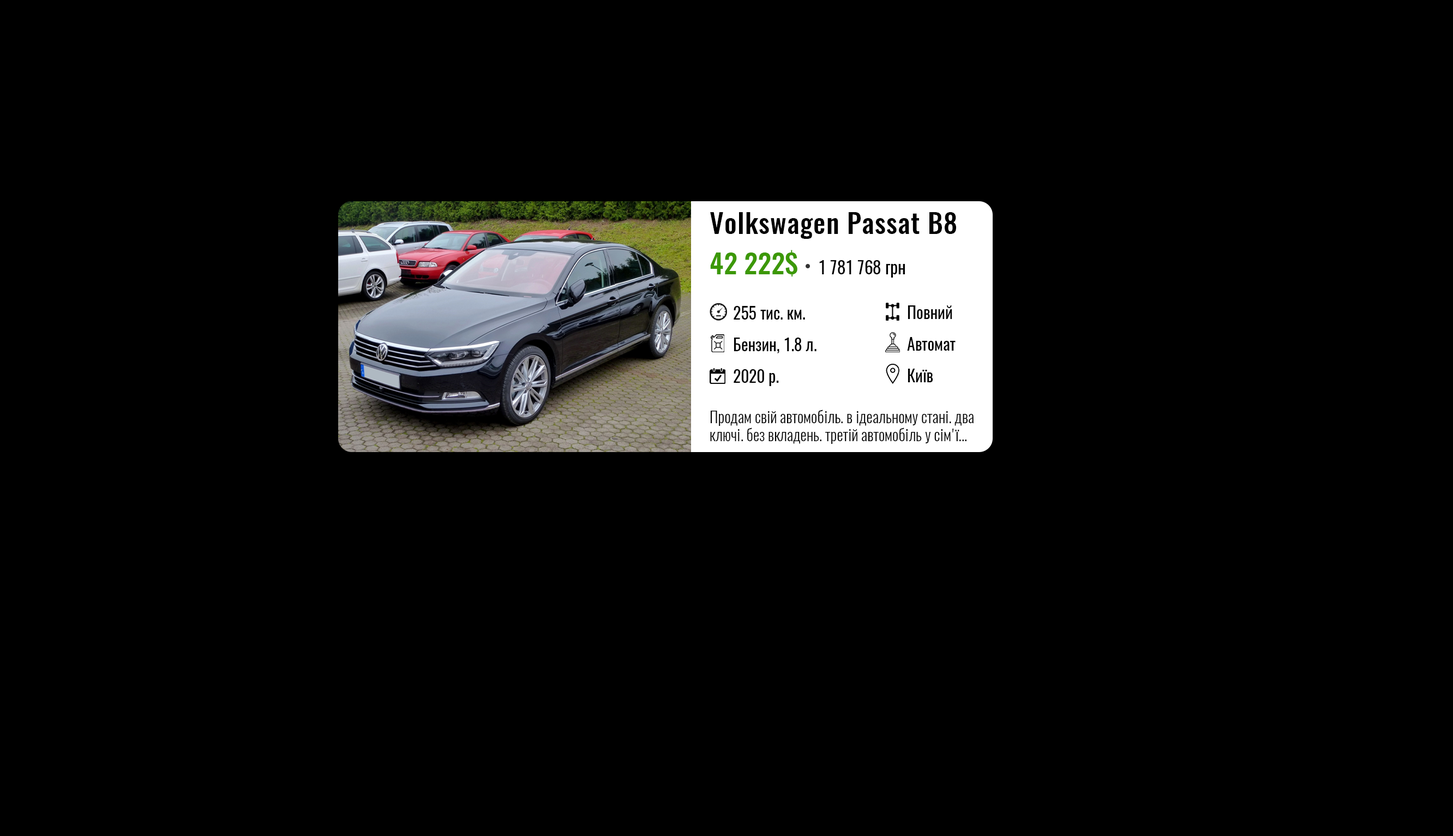
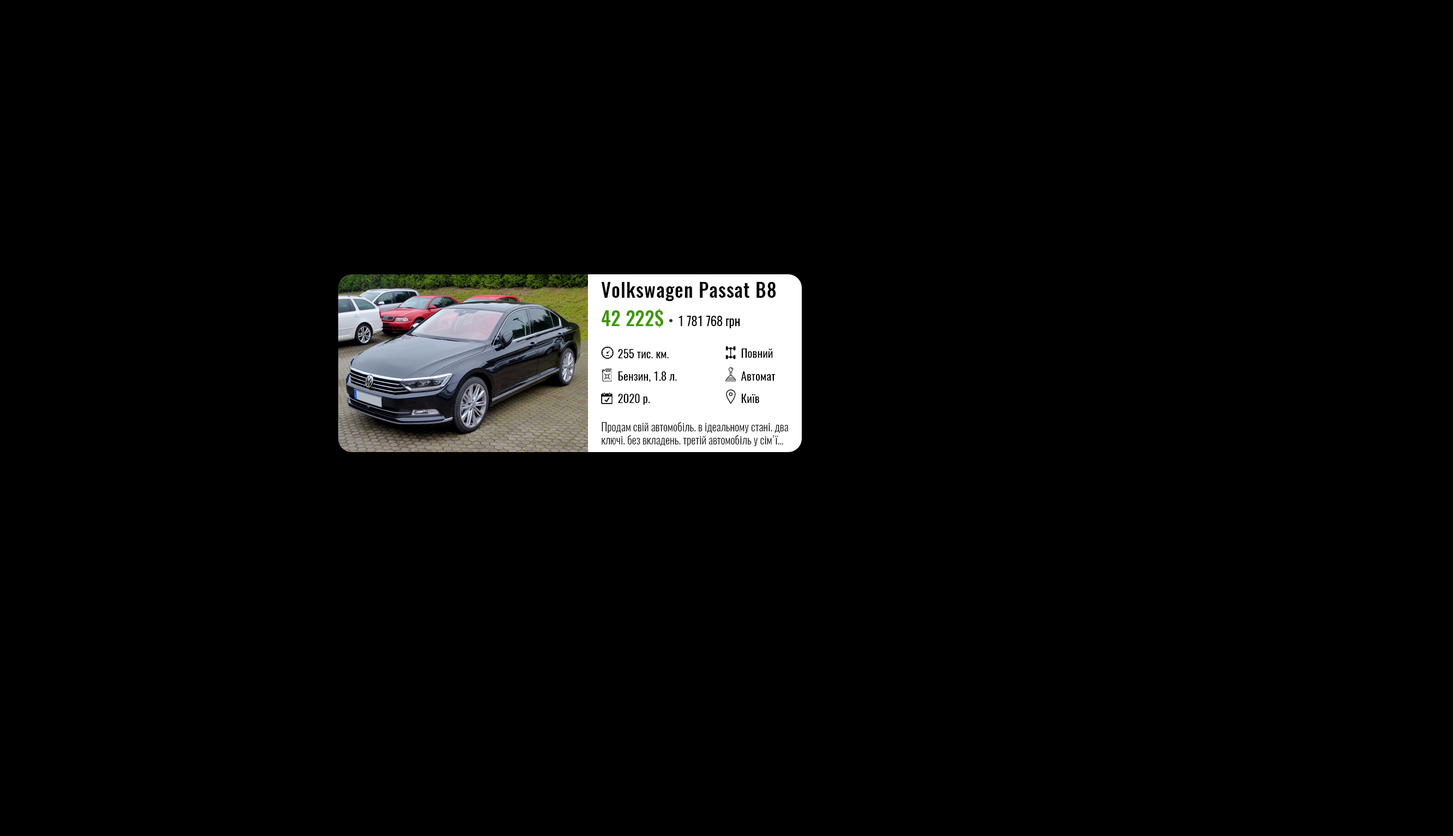
Layered file, before and after one edit (1453 x 836). Changes by layer:
painted on "Слой 15" over (601, 302, 901, 405)
painted on "1 781 768 грн" over (678, 260, 906, 329)
painted on "Эллипс 1" over (669, 264, 811, 323)
painted on "42 222$" over (601, 249, 798, 328)
painted on "Продам свій автомобіль. в ідеальному стані. два ключі. без вкла" over (601, 409, 974, 447)
painted on "Повний Автомат Київ" over (740, 305, 956, 404)
painted on "255 тис. км. Бензин, 1.8 л. 2020 р." over (618, 306, 817, 405)
painted on "Volkswagen Passat B8" over (601, 212, 957, 302)
painted on "Слой 1" over (338, 201, 692, 453)
painted on "Прямоугольник 1" over (338, 201, 692, 453)
painted on "Прямоугольник 3" over (338, 201, 993, 453)
